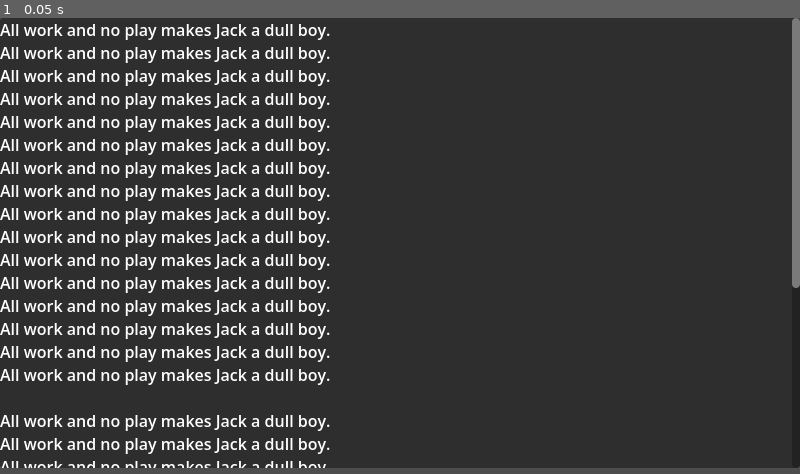
Above: before the commit, frame 1.
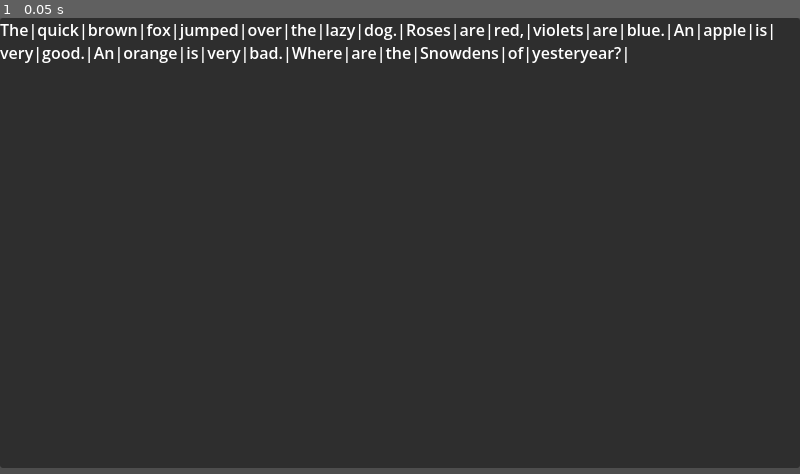
Above: after the commit, the same moment.

Repository: mrxbox1/markov-interactive-fiction
Game: Godot game, scene res://test.tscn
Same seed, same stepped clock (60 frames per second), same inputs: the game is played once before the commit and once after it. The project has no main scene, so this scene is started directly.
Inputs:
- Up to frame 1 (0.05 s): no input

The runs differ from the first frame. In frame 1, 11% of the frame differs, in the area x 0-100%, y 0-99%.

Commit message:
i guess we're doing markov chains now

Diff:
--- /dev/null
+++ b/scripts/markov_text_label_test.gd
@@ -0,0 +1,12 @@
+extends RichTextLabel
+
+var text_string = FileAccess.get_file_as_string("texts/sample.txt")
+var text_markovified = {}
+
+var text_split = []
+
+# Called when the node enters the scene tree for the first time.
+func _ready() -> void:
+	text_split = text_string.replace(" ", "|").replace("\n", "|")
+
+	text = str(text_split)
--- a/test.tscn
+++ b/test.tscn
@@ -1,4 +1,6 @@
 [gd_scene format=3 uid="uid://cbhlalkp1o8sv"]
+
+[ext_resource type="Script" uid="uid://bm3s204sli2oa" path="res://scripts/markov_text_label_test.gd" id="1_37kl0"]
 
 [node name="Control" type="Control" unique_id=1826438356]
 layout_mode = 3
@@ -25,36 +27,5 @@
 layout_mode = 0
 offset_right = 800.0
 offset_bottom = 450.0
-text = "All work and no play makes Jack a dull boy.
-All work and no play makes Jack a dull boy.
-All work and no play makes Jack a dull boy.
-All work and no play makes Jack a dull boy.
-All work and no play makes Jack a dull boy.
-All work and no play makes Jack a dull boy.
-All work and no play makes Jack a dull boy.
-All work and no play makes Jack a dull boy.
-All work and no play makes Jack a dull boy.
-All work and no play makes Jack a dull boy.
-All work and no play makes Jack a dull boy.
-All work and no play makes Jack a dull boy.
-All work and no play makes Jack a dull boy.
-All work and no play makes Jack a dull boy.
-All work and no play makes Jack a dull boy.
-All work and no play makes Jack a dull boy.
-
-All work and no play makes Jack a dull boy.
-All work and no play makes Jack a dull boy.
-All work and no play makes Jack a dull boy.
-v
-
-All work and no play makes Jack a dull boy.
-v
-All work and no play makes Jack a dull boy.
-All work and no play makes Jack a dull boy.
-All work and no play makes Jack a dull boy.
-All work and no play makes Jack a dull boy.
-All work and no play makes Jack a dull boy.
-
-All work and no play makes Jack a dull boy.All work and no play makes Jack a dull boy.
-All work and no play makes Jack a dull boy.
-All work and no play makes Jack a dull boy."
+text = "I guess we're doing Markov chains now"
+script = ExtResource("1_37kl0")
Not shown, added: scripts/markov_text_label_test.gd.uid
Not shown, added: texts/sample.txt
